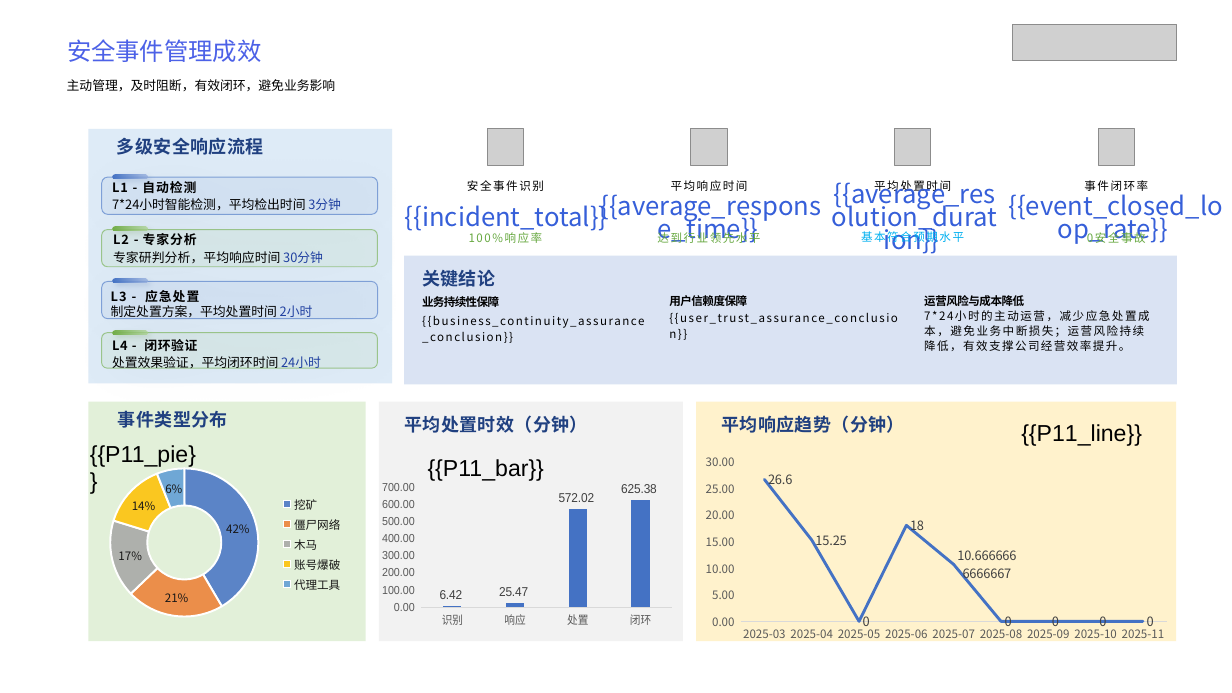
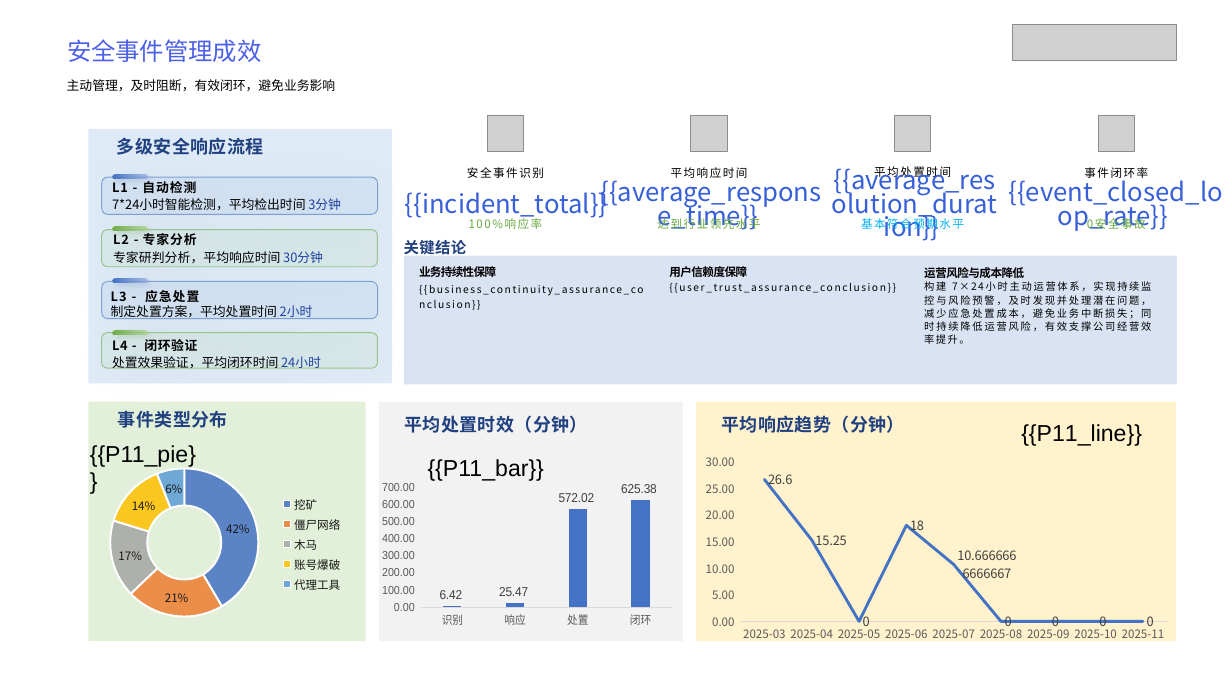
Before and after one commit to Xupai2022/report-generation, a slide deck: slide 11 of mss_ai_ppt_sample_assets/backend/data/templates/经典模板.pptx. Drawn at 1232x693 pixels with LibreOffice and Linux fonts; fonts in the diff are those of the drawing; grey boxes stand for pictures. Boxes give left, top, right and bottom in pixels: in the first picture for what was removed or moved away, otherwise in the second. Text is boxed around its words. In the diff, an @@ line names an element or a change of style, - is before the commit and + after.

```diff
--- a/mss_ai_ppt_sample_assets/backend/data/templates/经典模板.pptx
+++ b/mss_ai_ppt_sample_assets/backend/data/templates/经典模板.pptx
@@ 12 texts, 4 pictures: place and size @@
-12 texts, 4 pictures at <box>405,129,1223,246</box>
+12 texts, 4 pictures at <box>405,116,1223,232</box>
@@ text "关键结论": place and size @@
-text "关键结论" at <box>422,269,495,287</box>
+text "关键结论" at <box>404,240,467,254</box>
@@ text "关键结论" at <box>404,240,467,254</box>: size 14 to 12 pt @@
@@ text "业务持续性保障": place and size @@
-text "业务持续性保障" at <box>422,294,644,343</box>
+text "业务持续性保障" at <box>419,264,644,296</box>
@@ text "用户信赖度保障": place and size @@
-text "用户信赖度保障" at <box>669,295,898,324</box>
+text "用户信赖度保障" at <box>669,266,896,293</box>
@@ text "运营风险与成本降低": place and size @@
-text "运营风险与成本降低" at <box>924,295,1150,351</box>
+text "运营风险与成本降低" at <box>924,267,1151,344</box>
@@ text at <box>419,285,644,296</box>: size 9 to 8 pt in "{{business_continuity_assurance_conclusion}}"; alignment left to justified @@
@@ text at <box>669,283,896,293</box>: size 9 to 8 pt in "{{user_trust_assurance_conclusion}}"; alignment left to justified @@
@@ text at <box>924,281,1151,344</box>: text changed; size 9 to 8 pt @@
-7*24小时的主动运营，减少应急处置成本，避免业务中断损失；运营风险持续降低，有效支撑公司经营效率提升。
+构建 7×24小时主动运营体系，实现持续监控与风险预警，及时发现并处理潜在问题，减少应急处置成本，避免业务中断损失；同时持续降低运营风险，有效支撑公司经营效率提升。
```
Also in this commit, not shown: 8 other slides changed, 34 other files.
